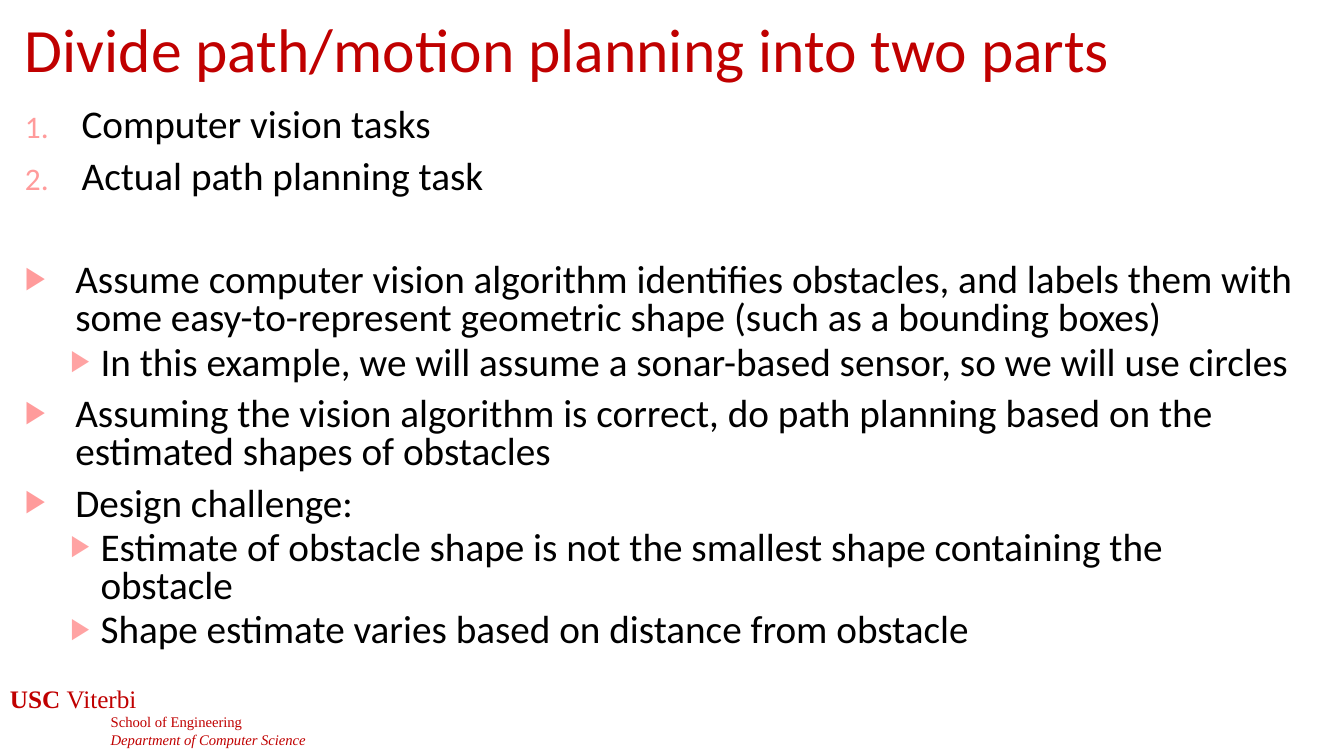
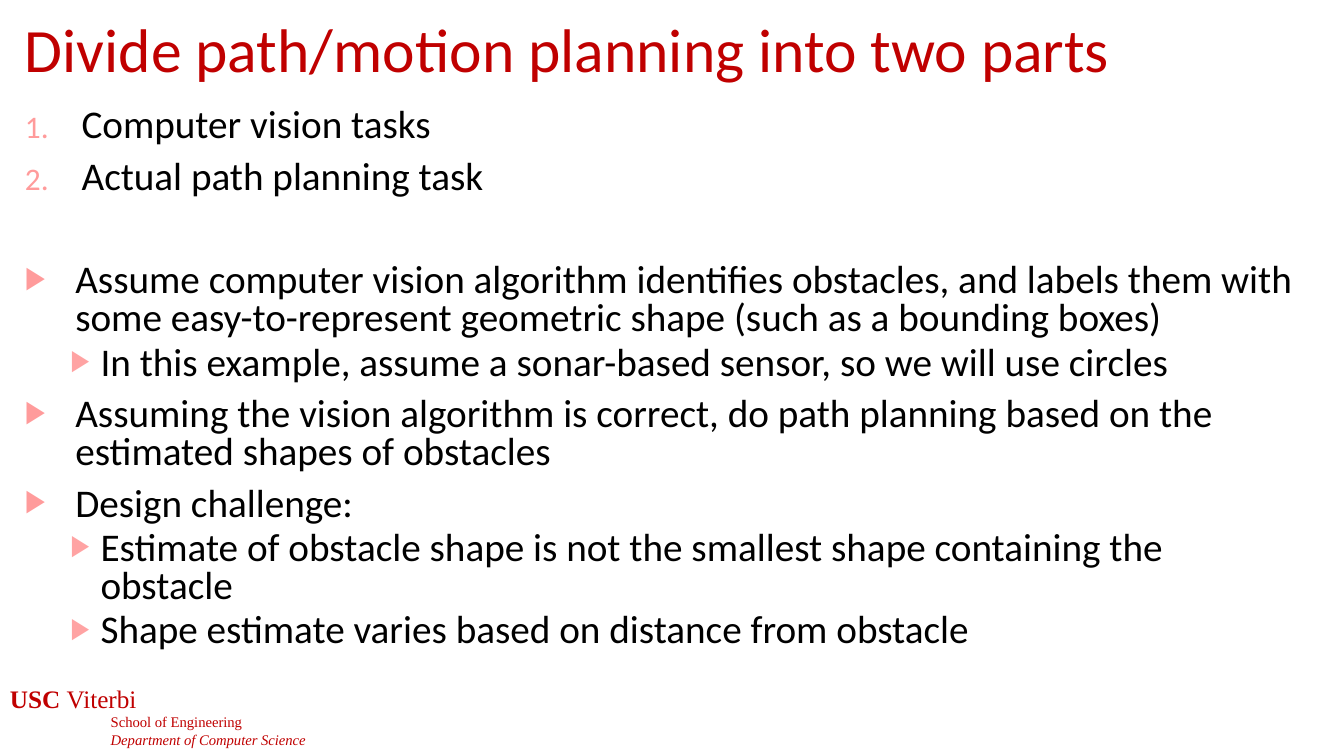
Before and after one commit to jdeshmukh/jdeshmukh.github.io, a slide deck: slide 46 of teaching/cs513slides/lecture4-Stability-Hybrid-Systems.pptx. Drawn at 1344x756 pixels with LibreOffice and Linux fonts; fonts in the diff are those of the drawing; background and template pictures are left out. Boxes give left, top, right and bottom in pixels: in the first picture for what was removed or moved away, otherwise in the second. Text is boxed around its words. In the diff, an @@ line names an element or a change of style, - is before the commit and + after.

```diff
--- a/teaching/cs513slides/lecture4-Stability-Hybrid-Systems.pptx
+++ b/teaching/cs513slides/lecture4-Stability-Hybrid-Systems.pptx
@@ text at [101, 348, 1168, 383]: text changed @@
-  ▶ In this example, we will assume a sonar-based sensor, so we will use circles
+  ▶ In this example, assume a sonar-based sensor, so we will use circles
```
Also in this commit, not shown: 2 other slides changed, 1 other file.
